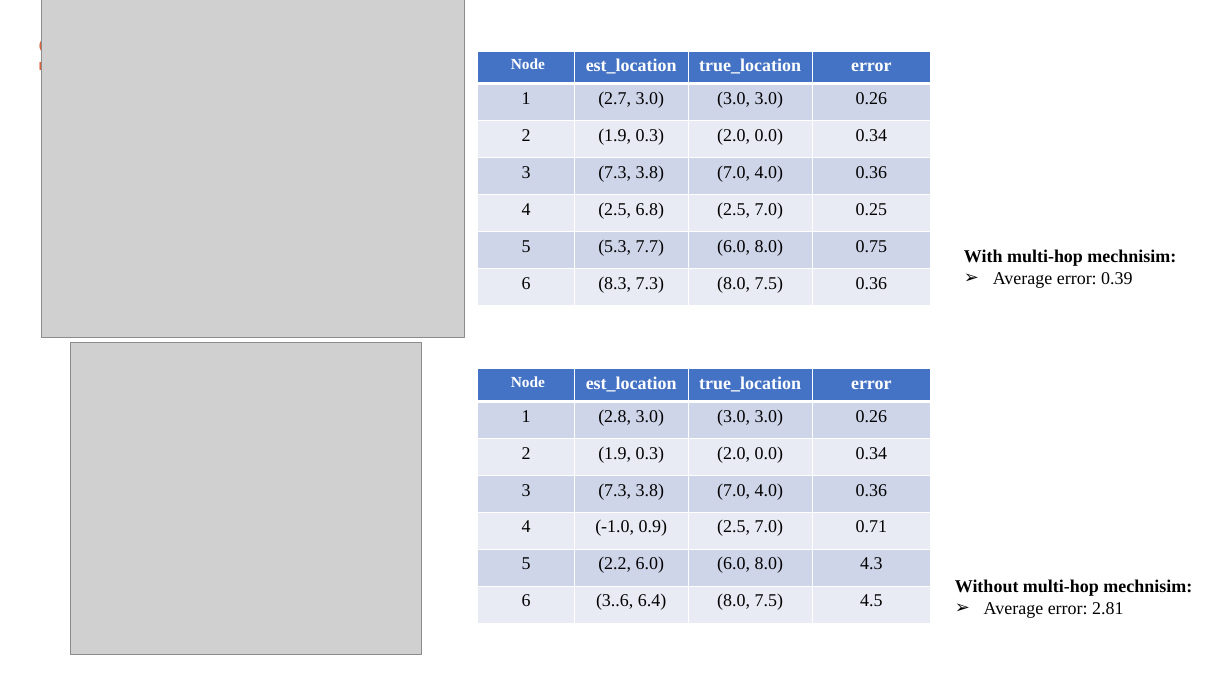
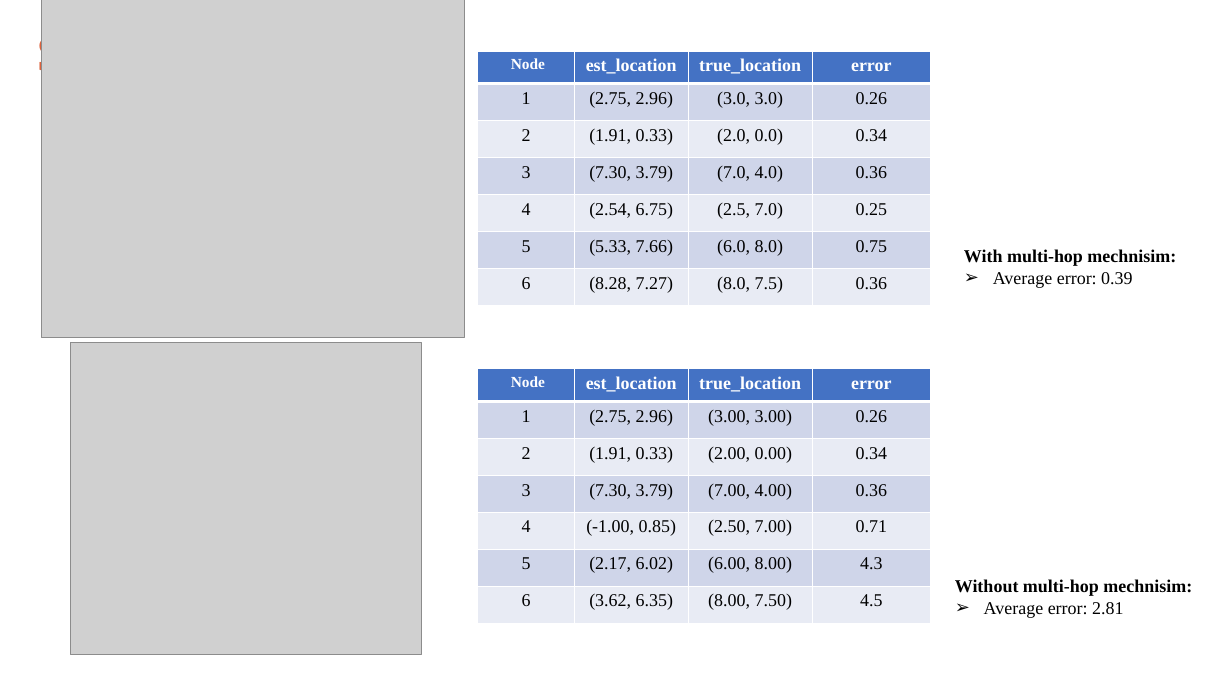
Before and after one commit to Evildes000/ai4csi, a slide deck: slide 8 of multihop_location.pptx. Drawn at 1232x693 pixels with LibreOffice and Linux fonts; fonts in the diff are those of the drawing; grey boxes stand for pictures; background and template pictures are left out. Boxes give left, top, right and bottom in pixels: in the first picture for what was removed or moved away, otherwise in the second. Text is boxed around its words. In the diff, an @@ line names an element or a change of style, - is before the commit and + after.

Commit message:
update

```diff
--- a/multihop_location.pptx
+++ b/multihop_location.pptx
@@ table at box(478, 51, 930, 305) @@
-row 2, column 2: (2.7, 3.0)
+row 2, column 2: (2.75, 2.96)
-row 3, column 2: (1.9, 0.3)
+row 3, column 2: (1.91, 0.33)
-row 4, column 2: (7.3, 3.8)
+row 4, column 2: (7.30, 3.79)
-row 5, column 2: (2.5, 6.8)
+row 5, column 2: (2.54, 6.75)
-row 6, column 2: (5.3, 7.7)
+row 6, column 2: (5.33, 7.66)
-row 7, column 2: (8.3, 7.3)
+row 7, column 2: (8.28, 7.27)
@@ table at box(478, 369, 930, 623) @@
-row 2, column 2: (2.8, 3.0)
+row 2, column 2: (2.75, 2.96)
-row 2, column 3: (3.0, 3.0)
+row 2, column 3: (3.00, 3.00)
-row 3, column 2: (1.9, 0.3)
+row 3, column 2: (1.91, 0.33)
-row 3, column 3: (2.0, 0.0)
+row 3, column 3: (2.00, 0.00)
-row 4, column 2: (7.3, 3.8)
+row 4, column 2: (7.30, 3.79)
-row 4, column 3: (7.0, 4.0)
+row 4, column 3: (7.00, 4.00)
-row 5, column 2: (-1.0, 0.9)
+row 5, column 2: (-1.00, 0.85)
-row 5, column 3: (2.5, 7.0)
+row 5, column 3: (2.50, 7.00)
-row 6, column 2: (2.2, 6.0)
+row 6, column 2: (2.17, 6.02)
-row 6, column 3: (6.0, 8.0)
+row 6, column 3: (6.00, 8.00)
-row 7, column 2: (3..6, 6.4)
+row 7, column 2: (3.62, 6.35)
-row 7, column 3: (8.0, 7.5)
+row 7, column 3: (8.00, 7.50)
```
Also in this commit, not shown: 1 slide added.
